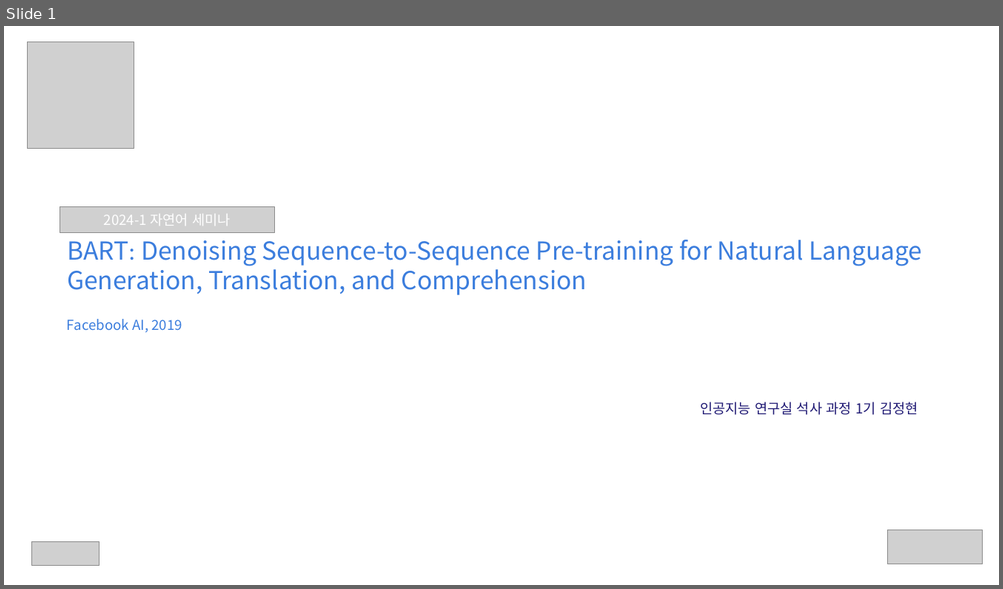
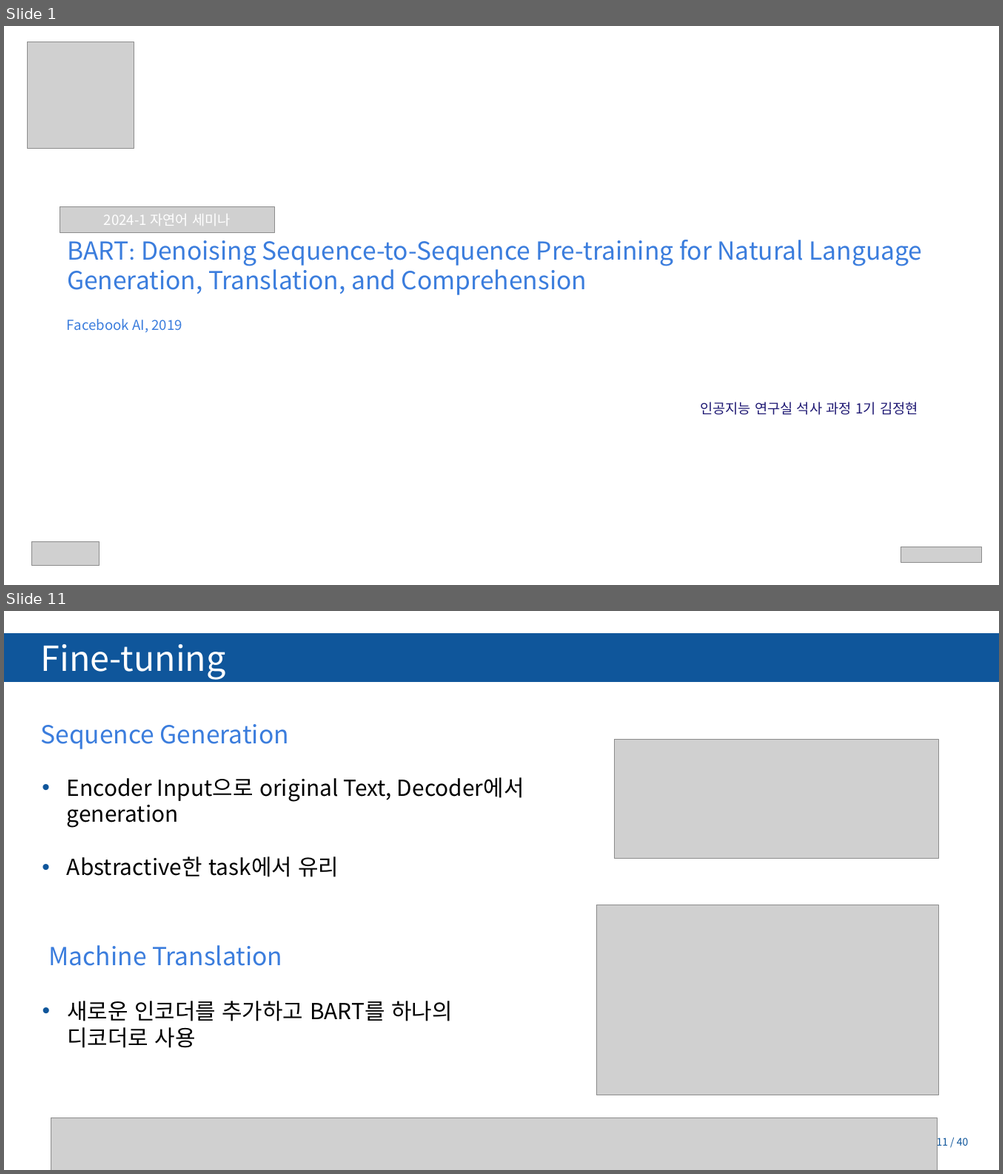
Before and after one commit to Tiabet/Paper-for-ML-DL, a slide deck: 세미나/BART_김정현.pptx. Shown one above the other, each under a label of ours: slide 1 before the commit, slides 1 and 11 after it; the slides between them are not shown. The pictures are 1003x589 and 1003x1174 pixels, drawn with LibreOffice and Linux fonts; fonts in the diff are those of the drawing; grey boxes stand for pictures; background and template pictures are left out. Boxes give left, top, right and bottom in pixels: in the first picture for what was removed or moved away, otherwise in the second. Text is boxed around its words. In the diff, an @@ line names an element or a change of style, - is before the commit and + after.

```diff
--- a/세미나/BART_김정현.pptx
+++ b/세미나/BART_김정현.pptx
@@ slide 11 added at (x1=4, y1=611, x2=999, y2=1170), background #FFFFFF; not listed: 3 template elements that a slide beside it also shows @@
@@ rectangle added at (x1=4, y1=635, x2=999, y2=681), fill #0F569B, outline #0F569B 2 pt @@
@@ text added at (x1=40, y1=644, x2=225, y2=680), 50 pt, text #FFFFFF @@
+Fine-tuning
@@ text added at (x1=40, y1=724, x2=289, y2=749), 36 pt, text #3B7DDD @@
+Sequence Generation
@@ picture added at (x1=614, y1=740, x2=938, y2=859) @@
@@ text added at (x1=67, y1=777, x2=524, y2=877), 32 pt, text #000000 @@
+  • Encoder Input으로 original Text, Decoder에서 generation
+  • Abstractive한 task에서 유리
@@ picture added at (x1=596, y1=905, x2=938, y2=1095) @@
@@ text added at (x1=49, y1=945, x2=282, y2=966), 36 pt, text #3B7DDD @@
+Machine Translation
@@ text added at (x1=67, y1=1001, x2=452, y2=1048), 32 pt, text #000000 @@
+  • 새로운 인코더를 추가하고 BART를 하나의 디코더로 사용
@@ picture added at (x1=51, y1=1118, x2=937, y2=1170) @@
@@ page number added at (x1=936, y1=1136, x2=968, y2=1149), 15 pt, text #0F569B @@
+11 / 40
@@ slide 1 changed as well @@
@@ picture removed at (x1=887, y1=530, x2=982, y2=565) @@
@@ picture added at (x1=900, y1=547, x2=981, y2=562) @@
@@ page number removed at (x1=942, y1=549, x2=968, y2=564) @@
-1 / 25
```
Also in this commit, not shown: 6 other slides changed, 29 other slides added, 2 slides removed, 8 other files.
